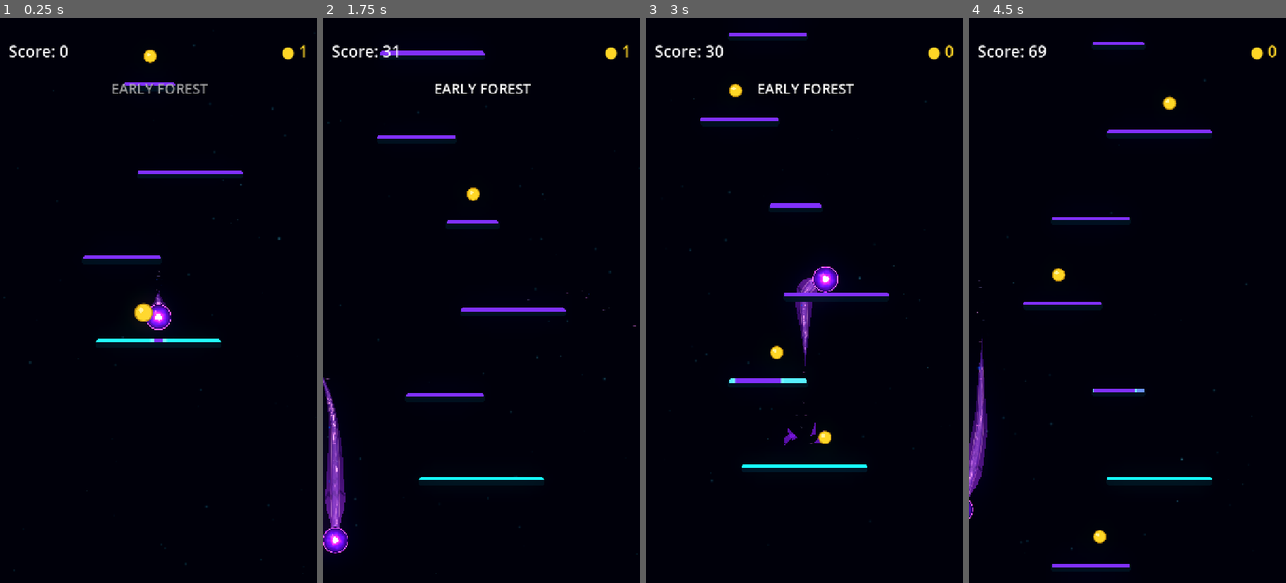
Above: before the commit, frames 1-4 (left to right).
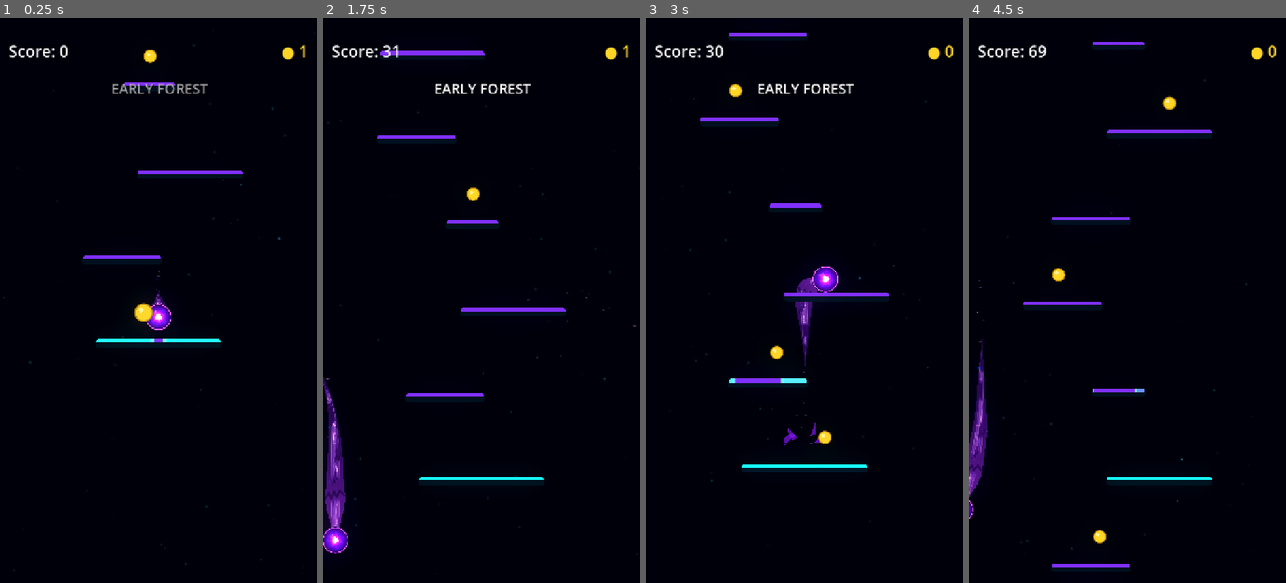
Above: after the commit, the same moments.

Repository: Kryodo/TowerJump
Game: Godot game, scene res://scenes/main.tscn
Same seed, same stepped clock (60 frames per second), same inputs: the game is played once before the commit and once after it.
Inputs (mouse positions are in pixels of both pictures, inside the frame that each line leads up to):
- Up to frame 1 (0.25 s): no input
- Up to frame 2 (1.75 s): move the mouse to (551, 272) at 0.52 s; hold Right (ui_right) 0.53-1.25 s; click (551, 272) at 0.67 s; drag from (418, 328) to (471, 193) at 1.27 s
- Up to frame 3 (3 s): click "Nochmal spielen" at 2 s; move the mouse to (836, 176) at 2.77 s; hold Right (ui_right) from 2.78 s (still down)
- Up to frame 4 (4.5 s): release Right (ui_right) at 3.5 s; drag from (1111, 413) to (1057, 215) at 3.52 s; move the mouse to (1222, 385) at 4.27 s; hold Left (ui_left) from 4.28 s (still down)

The runs differ from the first frame. In frame 1, less than 0.1% of the frame differs, in the area x 49-51%, y 49-51%; in frame 2, 0.2%, in the area x 0-6%, y 63-87%; in frame 3, 0.1%; in frame 4, 0.2%.

Commit message:
Apply fissure mask to inner energy shader

Diff:
--- a/scenes/ball_trail_energy.gdshader
+++ b/scenes/ball_trail_energy.gdshader
@@ -6,6 +6,9 @@
 uniform int palette_mode = 0;
 uniform float trail_progress_start = 0.0;
 uniform float trail_progress_scale = 1.0;
+uniform float shedding_amount = 1.0;
+uniform float crack_along_scale = 1.0;
+uniform float crack_width_scale = 1.8;
 
 // Small deterministic noise
 // ------------------------------------------------------------
@@ -61,6 +64,103 @@
 	value += noise(p) * amplitude;
 
 	return value;
+}
+
+
+float crack_segment_distance(vec2 uv, vec2 start_uv, vec2 end_uv) {
+	float scale = max(crack_along_scale, 1.0);
+	vec2 p = vec2(uv.x * scale, uv.y);
+	vec2 a = vec2(start_uv.x * scale, start_uv.y);
+	vec2 b = vec2(end_uv.x * scale, end_uv.y);
+	vec2 pa = p - a;
+	vec2 ba = b - a;
+	float h = clamp(dot(pa, ba) / max(dot(ba, ba), 0.000001), 0.0, 1.0);
+	return length(pa - ba * h);
+}
+
+float crack_keep(vec2 uv) {
+	// One long, broad, heavily angled fracture reaching almost edge-to-edge.
+	float long_crack = min(
+		min(
+			min(
+				crack_segment_distance(uv, vec2(0.220, 0.025), vec2(0.247, 0.160)),
+				crack_segment_distance(uv, vec2(0.247, 0.160), vec2(0.216, 0.300))
+			),
+			min(
+				crack_segment_distance(uv, vec2(0.216, 0.300), vec2(0.253, 0.435)),
+				crack_segment_distance(uv, vec2(0.253, 0.435), vec2(0.226, 0.580))
+			)
+		),
+		min(
+			crack_segment_distance(uv, vec2(0.226, 0.580), vec2(0.258, 0.735)),
+			crack_segment_distance(uv, vec2(0.258, 0.735), vec2(0.236, 0.945))
+		)
+	);
+	float cut_long = 1.0 - smoothstep(0.020 * crack_width_scale, 0.043 * crack_width_scale, long_crack);
+
+	// A separate hooked split starts well inside the trail and runs out to one edge.
+	float side_crack = min(
+		min(
+			crack_segment_distance(uv, vec2(0.408, 0.505), vec2(0.440, 0.625)),
+			crack_segment_distance(uv, vec2(0.440, 0.625), vec2(0.416, 0.750))
+		),
+		min(
+			crack_segment_distance(uv, vec2(0.416, 0.750), vec2(0.453, 0.865)),
+			crack_segment_distance(uv, vec2(0.453, 0.865), vec2(0.434, 0.985))
+		)
+	);
+	float cut_side = 1.0 - smoothstep(0.014 * crack_width_scale, 0.032 * crack_width_scale, side_crack);
+
+	// This one starts at the opposite edge and travels through most of the body.
+	float cross_crack = min(
+		min(
+			min(
+				crack_segment_distance(uv, vec2(0.664, 0.025), vec2(0.632, 0.155)),
+				crack_segment_distance(uv, vec2(0.632, 0.155), vec2(0.666, 0.285))
+			),
+			min(
+				crack_segment_distance(uv, vec2(0.666, 0.285), vec2(0.636, 0.400)),
+				crack_segment_distance(uv, vec2(0.636, 0.400), vec2(0.660, 0.525))
+			)
+		),
+		min(
+			crack_segment_distance(uv, vec2(0.660, 0.525), vec2(0.640, 0.635)),
+			crack_segment_distance(uv, vec2(0.640, 0.635), vec2(0.671, 0.755))
+		)
+	);
+	float cut_cross = 1.0 - smoothstep(0.017 * crack_width_scale, 0.037 * crack_width_scale, cross_crack);
+
+	// Shorter, narrower, irregular fracture near the lower body.
+	float lower_crack = min(
+		min(
+			crack_segment_distance(uv, vec2(0.827, 0.265), vec2(0.800, 0.395)),
+			crack_segment_distance(uv, vec2(0.800, 0.395), vec2(0.836, 0.520))
+		),
+		min(
+			crack_segment_distance(uv, vec2(0.836, 0.520), vec2(0.793, 0.665)),
+			min(
+				crack_segment_distance(uv, vec2(0.793, 0.665), vec2(0.822, 0.795)),
+				crack_segment_distance(uv, vec2(0.822, 0.795), vec2(0.798, 0.935))
+			)
+		)
+	);
+	float cut_lower = 1.0 - smoothstep(0.013 * crack_width_scale, 0.029 * crack_width_scale, lower_crack);
+
+	// A small branching spur makes the pattern feel fractured, not repeated.
+	float branch_crack = min(
+		min(
+			crack_segment_distance(uv, vec2(0.286, 0.365), vec2(0.318, 0.430)),
+			crack_segment_distance(uv, vec2(0.318, 0.430), vec2(0.297, 0.505))
+		),
+		min(
+			crack_segment_distance(uv, vec2(0.297, 0.505), vec2(0.330, 0.568)),
+			crack_segment_distance(uv, vec2(0.330, 0.568), vec2(0.315, 0.632))
+		)
+	);
+	float cut_branch = 1.0 - smoothstep(0.010 * crack_width_scale, 0.023 * crack_width_scale, branch_crack);
+
+	float cut = max(max(cut_long, cut_side), max(max(cut_cross, cut_lower), cut_branch));
+	return 1.0 - cut;
 }
 
 
@@ -194,6 +294,11 @@
 		0.78 + 0.22 * sin(uv.x * 25.0 - time * 1.7 + sin(uv.x * 8.0 + time * 0.4));
 	float edge_strength = edge_ridge * edge_waver * trail_fade;
 	energy = max(energy, edge_strength * 0.42);
+
+	// Use the same fissure mask as the aura/body so the plasma cannot fill the cuts.
+	float crack_mask = mix(1.0, crack_keep(uv), clamp(shedding_amount, 0.0, 1.0));
+	energy *= crack_mask;
+	edge_strength *= crack_mask;
 
 
 	// Palette-matched energy stream: saturated blue or rich violet.
@@ -225,7 +330,7 @@
 	// Additive HDR accents stay subtle at rest but connect to the orb's bright rim.
 	final_color += edge_color * edge_strength * 0.43;
 
-	// The inner energy remains continuous; only the outer comet skin carries fissures.
+	// The inner energy follows the outer skin's fissures.
 	COLOR = vec4(
 		final_color,
 		energy
